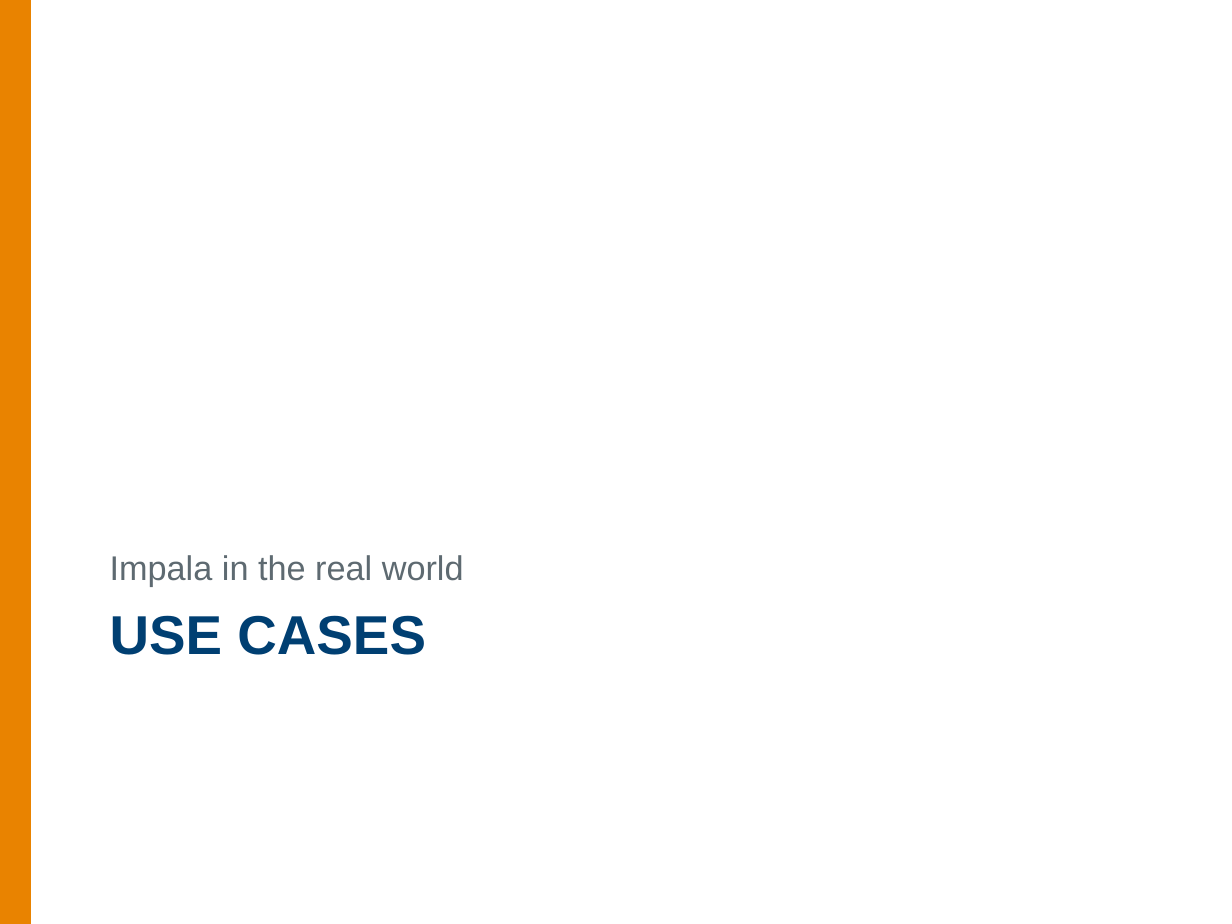
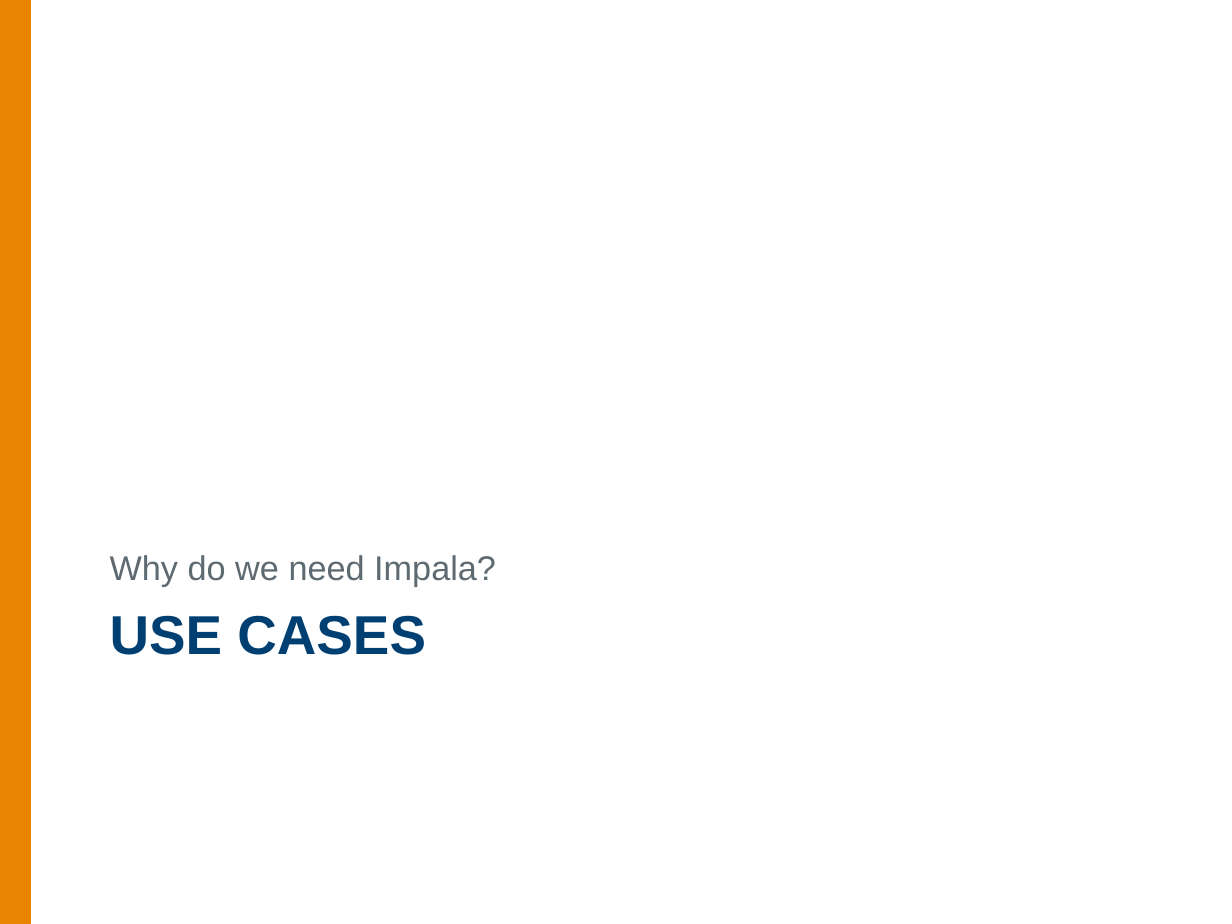
Before and after one commit to summerela/impala_scripts, a slide deck: slide 5 of training/ITMI_Impala_Training_2015.pptx. Drawn at 1232x924 pixels with LibreOffice and Linux fonts; fonts in the diff are those of the drawing; background and template pictures are left out. Boxes give left, top, right and bottom in pixels: in the first picture for what was removed or moved away, otherwise in the second. Text is boxed around its words. In the diff, an @@ line names an element or a change of style, - is before the commit and + after.

```diff
--- a/training/ITMI_Impala_Training_2015.pptx
+++ b/training/ITMI_Impala_Training_2015.pptx
@@ text at (110,555,496,587): text changed @@
-Impala in the real world
+Why do we need Impala?
```
Also in this commit, not shown: 6 other slides changed, 5 slides added, 5 slides removed, 4 other files.
